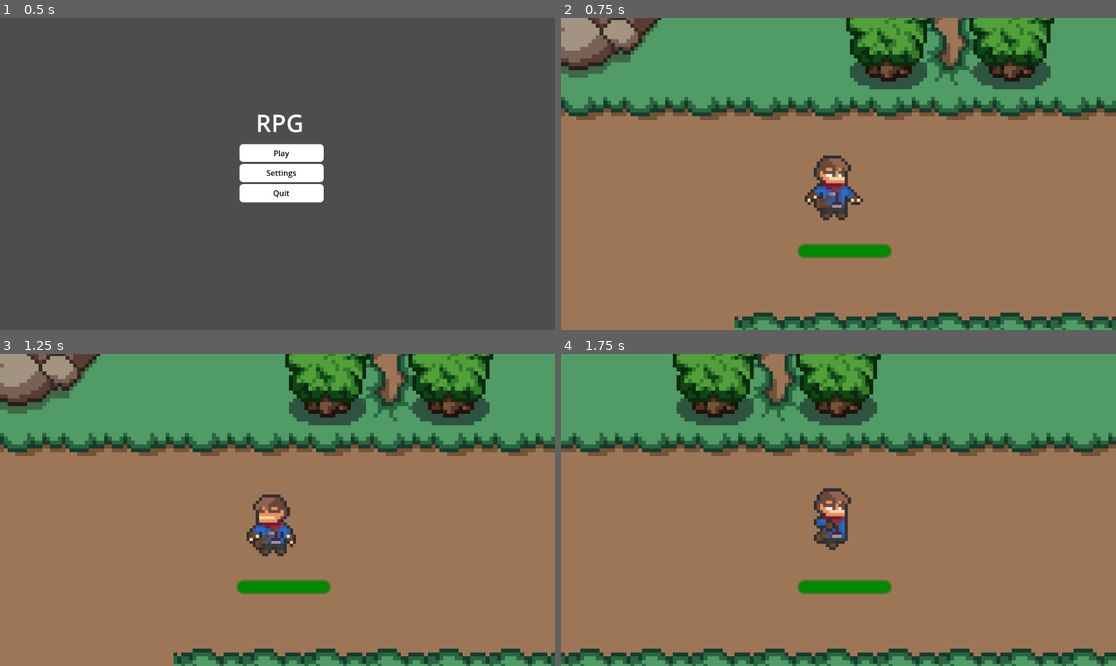
Above: before the commit, frames 1-4 (two rows, left to right).
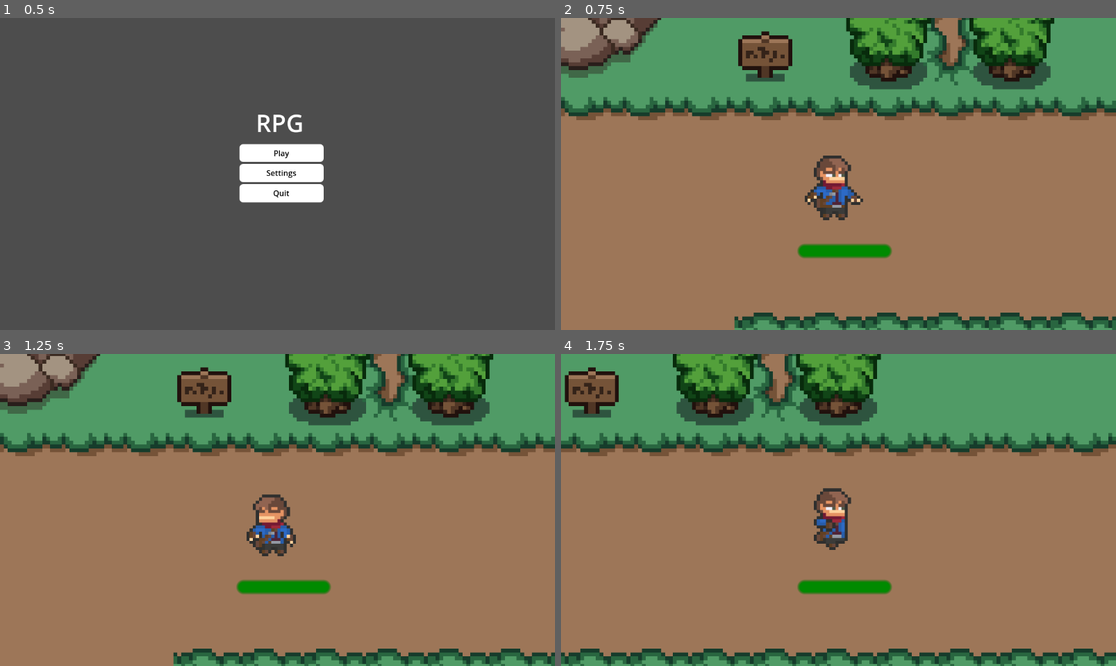
Above: after the commit, the same moments.

Repository: NoahP1608/CS-NEA
Game: Godot game, scene res://main_menu.tscn
Two runs of this game, one before a commit and one after it. Both use one fixed random seed, a clock stepped at 60 frames per second and the inputs below.
Inputs:
- Up to frame 1 (0.5 s): no input
- Up to frame 2 (0.75 s): click "Play" at 0.5 s
- Up to frame 3 (1.25 s): no input
- Up to frame 4 (1.75 s): tap Enter at 1.25 s; hold Right (ui_right) from 1.28 s (still down); hold Space (attack) from 1.28 s (still down)

Frame 1 is identical in both runs. In frame 2, 1.3% of the frame differs, in the area x 31-42%, y 4-21%; in frame 3, 1.3%; in frame 4, 1.3%.

Commit message:
added a sign

Diff:
--- a/world.tscn
+++ b/world.tscn
@@ -640,12 +640,9 @@
 layer_0/name = "ground"
 layer_0/tile_data = PackedInt32Array(65537, 1, 0, 131073, 1, 0, 196609, 1, 0, 262145, 1, 0, 327681, 1, 0, 393217, 1, 0, …(100281 unchanged characters)…
 layer_1/name = "ysort"
-layer_1/enabled = true
-layer_1/modulate = Color(1, 1, 1, 1)
 layer_1/y_sort_enabled = true
-layer_1/y_sort_origin = 0
 layer_1/z_index = 1
-layer_1/tile_data = PackedInt32Array(655408, 0, 5, 720937, 6 …(4302 unchanged characters)… 1376262, 1966086, 6, 1376268, 1966086, 6)
+layer_1/tile_data = PackedInt32Array(655408, 0, 5, 720937, 6 …(4302 unchanged characters)… 1376262, 1966086, 6, 1376268, 1966086, 6, 1048602, 0, 0)
 
 [node name="enemy" parent="." instance=ExtResource("6_o3vwc")]
 position = Vector2(331, 372)
